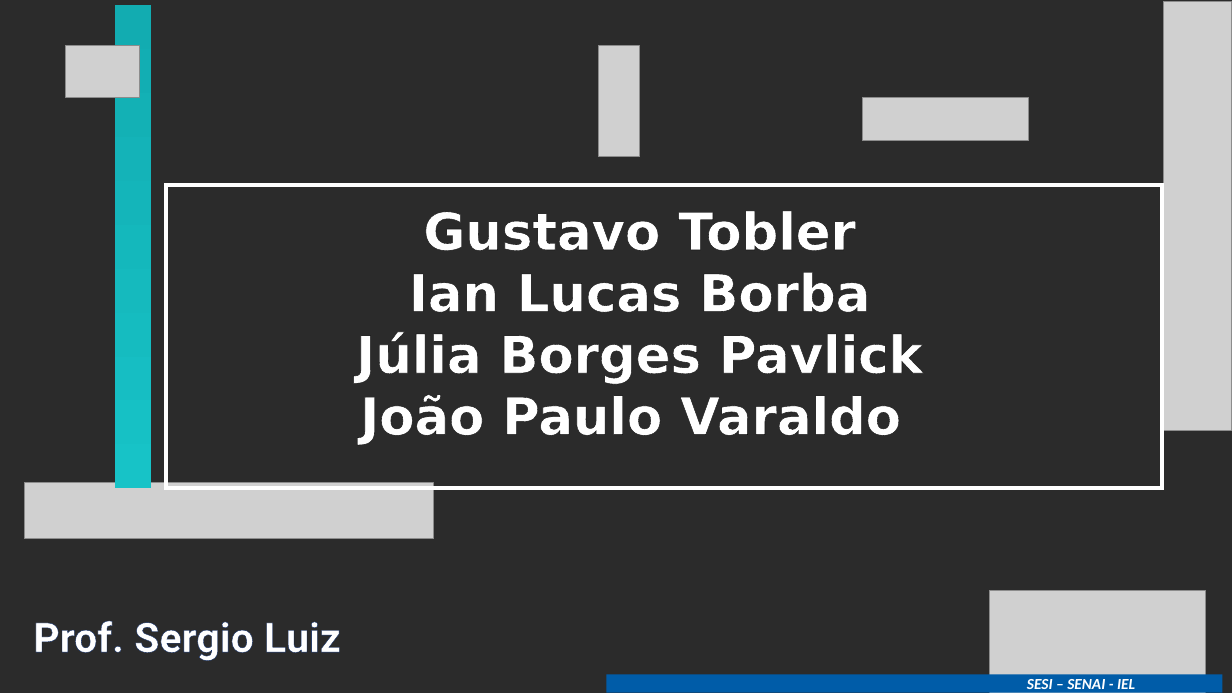
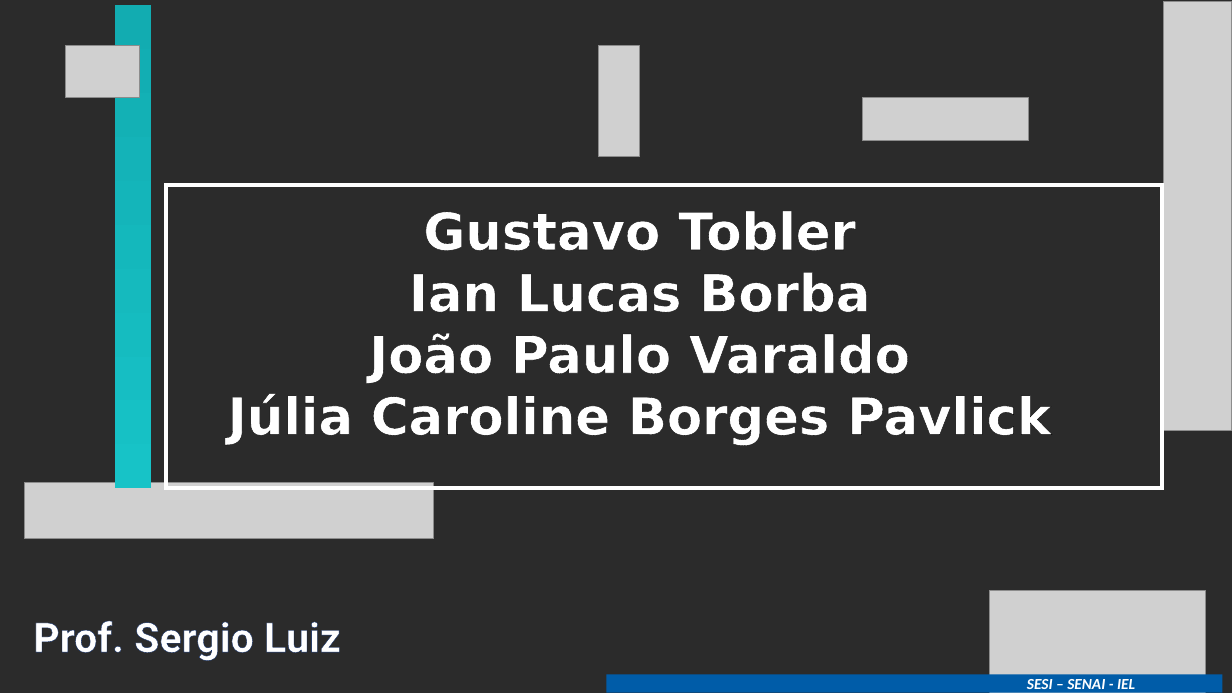
Before and after one commit to gustavotobler/SA_PADARIAALEMAO, a slide deck: slide 2 of 2025_Modelo Apresentação Senai - SA.pptx. Drawn at 1232x693 pixels with LibreOffice and Linux fonts; fonts in the diff are those of the drawing; grey boxes stand for pictures; background and template pictures are left out; a plain dark background stands for a picture behind light text. Boxes give left, top, right and bottom in pixels: in the first picture for what was removed or moved away, otherwise in the second. Text is boxed around its words. In the diff, an @@ line names an element or a change of style, - is before the commit and + after.

```diff
--- a/2025_Modelo Apresentação Senai - SA.pptx
+++ b/2025_Modelo Apresentação Senai - SA.pptx
@@ text at [356,332,923,383]: paragraph removed @@
-Júlia Borges Pavlick
@@ text at [228,394,1051,445]: paragraph added @@
+Júlia Caroline Borges Pavlick
```
Also in this commit, not shown: 3 other slides changed.
